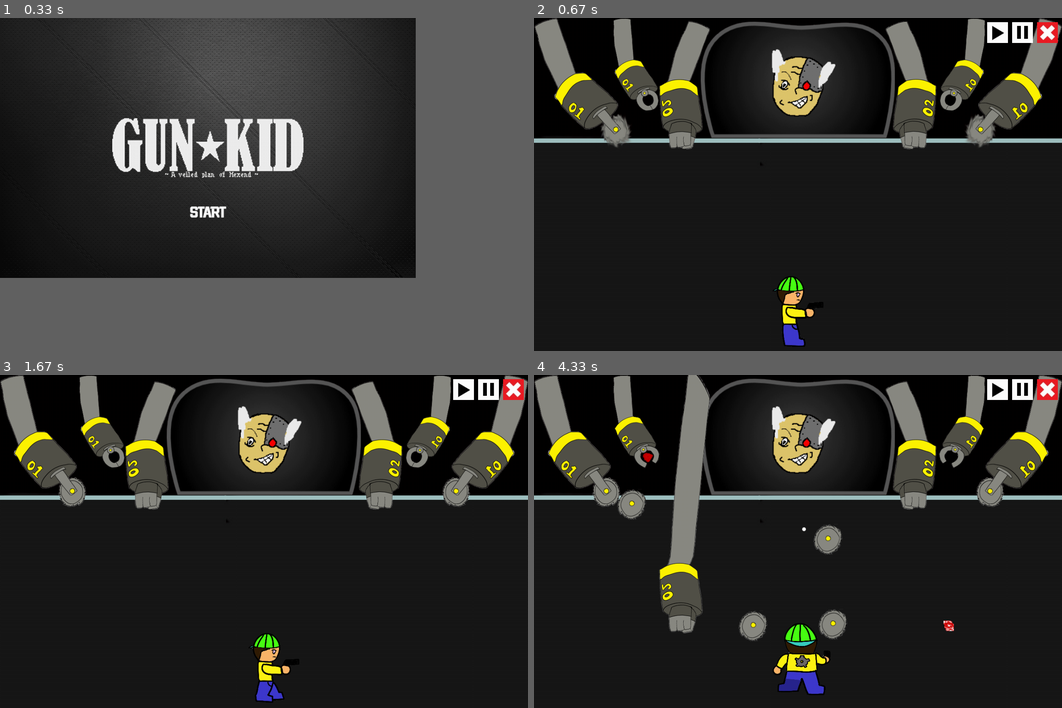
Above: before the commit, frames 1-4 (two rows, left to right).
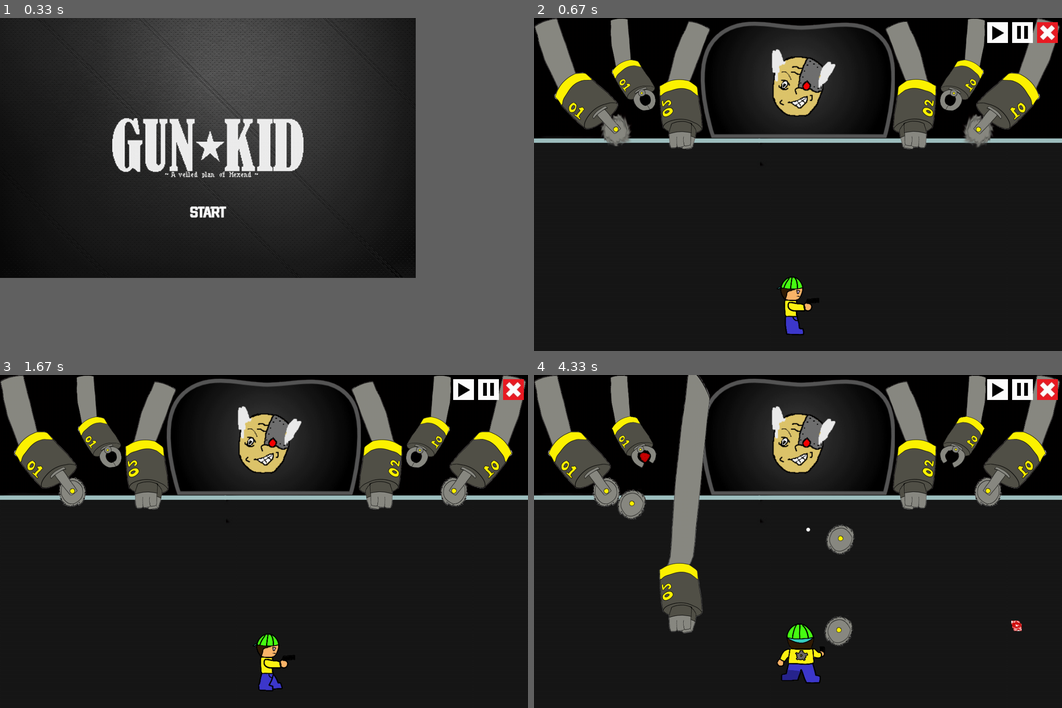
Above: after the commit, the same moments.

Repository: ss-hyun/Chilbo_pygame_pj
Game: pygame game, started from main.py
Same seed, same stepped clock (60 frames per second), same inputs: the game is played once before the commit and once after it.
Inputs (mouse positions are in pixels of both pictures, inside the frame that each line leads up to):
- Up to frame 1 (0.33 s): no input
- Up to frame 2 (0.67 s): click (739, 211) at 0.38 s
- Up to frame 3 (1.67 s): click (512, 388) at 0.72 s; click (205, 568) at 1.22 s; hold Right from 1.5 s (still down); tap Shift at 1.57 s
- Up to frame 4 (4.33 s): tap Shift at 1.87, 2.07, 2.4, 2.7, 2.9, 3.2, 3.47, 3.8, 4.1, 4.23 s; release Right at 1.97 s; hold Up 2-2.3 s; tap A at 2.15, 3.55 s; hold Right 2.33-2.8 s; tap Alt at 2.48, 3.88 s; hold Left 2.83-3.37 s; hold Down 3.4-3.7 s; hold Left 3.73-4.13 s; hold Up from 4.17 s (still down)

Frame 1 is identical in both runs. In frame 2, 2.0% of the frame differs, in the area x 3-100%, y 0-99%; in frame 3, 2.0%; in frame 4, 3.9%, in the area x 13-100%, y 0-96%.

Commit message:
modify setting

Diff:
--- a/stage1.py
+++ b/stage1.py
@@ -103,7 +103,7 @@
     # image_boss = pygame.image.load("/image/exboss.svg")
     l = len(ch.image)
     for i in range(0, l):
-        ch.image[i] = pygame.transform.rotozoom(ch.image[i], 0, 0.3)
+        ch.image[i] = pygame.transform.rotozoom(ch.image[i], 0, 0.25)
         # size variable change
         ch.size[i] = ch.image[i].get_rect().size
 
@@ -114,12 +114,12 @@
                # ~~
             user_attack_pos = ch.pos.copy()
             if ch.curr_state == 0 or ch.curr_state == 4 or ch.curr_state == 5:
-                user_attack_pos[0] += 115
+                user_attack_pos[0] += 105
                 user_attack_pos[1] += 50
             if ch.curr_state == 1 or ch.curr_state == 6 or ch.curr_state == 7:
                 user_attack_pos[1] += 50
             if ch.curr_state == 3 or ch.curr_state == 10 or ch.curr_state == 11:
-                user_attack_pos[0] += 120
+                user_attack_pos[0] += 108
                 user_attack_pos[1] += 50
             if ch.curr_state == 2 or ch.curr_state == 8 or ch.curr_state == 9:
                user_attack_pos[1] += 50
@@ -156,7 +156,8 @@
 
 def boss_start(ch, game):
     ch.pos = [ (game.display_size[0]-ch.size[ch.curr_state][0])//2, ch.size[ch.curr_state][1]-270 ]
-
+    if game.stage_number == 2:
+        ch.hp = 120
 def boss_resize(ch):
     # image_boss = pygame.image.load("/image/exboss.svg")
     l = len(ch.image)
@@ -263,12 +264,12 @@
 
 def arm3_start(ch, game):
     ch.hp = 30
-    ch.pos = [ 190, 0 ]
+    ch.pos = [ 183, 0 ]
     ch.curr_state = 1
 
 def arm4_start(ch, game):
     ch.hp = 30
-    ch.pos = [ 810, 0 ]
+    ch.pos = [ 973, 0 ]
     ch.curr_state = 1
 
 def arm5_start(ch, game):
@@ -278,7 +279,7 @@
 
 def arm6_start(ch, game):
     ch.hp = 30
-    ch.pos = [ 995, 0 ]
+    ch.pos = [ 1010, 0 ]
     ch.curr_state = 1
 
 def fist_atk_move(atk, game):
@@ -409,8 +410,9 @@
 def saw_attack_2(ch, game):
     l = 10
     if random.randrange(1, 200) == 4:
-        atk = stage_template.Spherical_Attack(ch.atk_list[0][0], ch.atk_list[0][1], ch.atk_list[0][2], [ ch.pos[0]+0 , ch.pos[1]+250 ], saw_attack_move_2)
+        atk = stage_template.Spherical_Attack(ch.atk_list[0][0], ch.atk_list[0][1], ch.atk_list[0][2], [ ch.pos[0]+15 , ch.pos[1]+250 ], saw_attack_move_2)
         game.monster_attack.append(atk)
+        print(ch.pos[0]+10 , ch.pos[1]+250 )
         atk.remove_count = 3
         atk.save_var['Ss2'] = random.randrange(1, 4)
         atk.save_var['Sscount2'] = l
@@ -436,7 +438,7 @@
         elif atk.save_var['Ss2'] == 3:
             atk.pos[0] += 6
             atk.pos[1] -= 2
-    if atk.pos[0] >= 1000 or atk.pos[1] <= 200:
+    if atk.pos[0] >= 1025 or atk.pos[1] <= 250:
         atk.remove_count = 3
         return False
     if atk.pos[0] <= 0 or atk.pos[1] >= game.display_size[1] - 70:
@@ -524,10 +526,10 @@
 
                      ("boss_arm1", [ "/image/fist.png", "/image/fist_+1.png", "/image/fist_+2.png", "/image/fist_attack.png", "/image/fist_attack_+1.png", "/image/fist_attack_+2.png"  ], [ arm_move_fist_1, arm2_start, arm_atk_fist_1, arm_trans ], fist_atk_info, 1),
                      ("boss_arm2", [ "/image/r_fist.png", "/image/r_fist_+1.png", "/image/r_fist_+2.png", "/image/r_fist_attack.png", "/image/r_fist_attack_+1.png", "/image/r_fist_attack_+2.png" ], [ arm_move_fist_2, arm1_start, arm_atk_fist_2, arm_trans ], fist_atk_info, 1),
-                     ("boss_arm3", [ "/image/forceps_1.png", "/image/forceps_2.png", "/image/forceps_2.png", "/image/forceps_1.png", "/image/forceps_1.png" ], [ arm_move_forceps, arm4_start, forceps_attack_2, arm_trans ], forceps_atk_info, 1),
-                     ("boss_arm4", [ "/image/r_forceps_1.png", "/image/r_forceps_2.png", "/image/r_forceps_2.png", "/image/r_forceps_1_attack_1.png", "/image/r_forceps_1_attack_2.png" ], [ arm_move_forceps, arm3_start, forceps_attack_1, arm_trans ], forceps_atk_info, 1),
-                     ("boss_arm5", [ "/image/saw2.png", "/image/saw2_+1.png", "/image/saw2_+2.png", "/image/saw2_+1.png","/image/saw2.png", "/image/saw2.png" ], [ arm_move_saw, arm5_start, saw_attack_1, arm_trans ], saw_atk_info, 1),
-                     ("boss_arm6", [ "/image/r_saw2.png", "/image/r_saw2_+1.png", "/image/r_saw2_+2.png", "/image/r_saw2_+1.png", "/image/r_saw2.png", "/image/r_saw2.png" ], [ arm_move_saw, arm6_start, saw_attack_2, arm_trans ], saw_atk_info, 1),
+                     ("boss_arm3", [ "/image/forceps_A.png", "/image/forceps_B.png", "/image/forceps_B.png", "/image/forceps_A.png", "/image/forceps_A.png" ], [ arm_move_forceps, arm4_start, forceps_attack_2, arm_trans ], forceps_atk_info, 1),
+                     ("boss_arm4", [ "/image/r_forceps_A.png", "/image/r_forceps_B.png", "/image/r_forceps_B.png", "/image/r_forceps_1_attack_A.png", "/image/r_forceps_1_attack_B.png" ], [ arm_move_forceps, arm3_start, forceps_attack_1, arm_trans ], forceps_atk_info, 1),
+                     ("boss_arm5", [ "/image/sawB.png", "/image/sawB_+1.png", "/image/sawB_+2.png", "/image/sawB_+1.png","/image/sawB.png", "/image/sawB.png" ], [ arm_move_saw, arm5_start, saw_attack_1, arm_trans ], saw_atk_info, 1),
+                     ("boss_arm6", [ "/image/r_sawB.png", "/image/r_sawB_+1.png", "/image/r_sawB_+2.png", "/image/r_sawB_+1.png", "/image/r_sawB.png", "/image/r_sawB.png" ], [ arm_move_saw, arm6_start, saw_attack_2, arm_trans ], saw_atk_info, 1),
                     ]
 
 
@@ -606,8 +608,8 @@
 
 
     # attack info : ( image path, damage, range, sound )
-    laser_atk_info = [ [ "/image/laser_attack.png", 0.5 , 10, None ] ]
-    laser1_atk_info = [ [ "/image/laser_attack1.png", 0.5 , 10, None ] ]
+    laser_atk_info = [ [ "/image/laser_attack.png", 2 , 10, None ] ]
+    laser1_atk_info = [ [ "/image/laser_attack1.png", 2 , 10, None ] ]
     laser_field_atk_info = [ [ None, 5, None, None ] ]
 
     ch_info_list = ["user", "boss",
Binary file removed: image/forceps_1.PNG
Binary file removed: image/forceps_1_+1.PNG
Binary file removed: image/forceps_2.PNG
Binary file added: image/forceps_A.png
Binary file added: image/forceps_B.png
Binary file removed: image/r_forceps_1.PNG
Binary file removed: image/r_forceps_1_attack_1.png
Binary file removed: image/r_forceps_1_attack_2.png
Binary file removed: image/r_forceps_1_attack_3.png
Binary file added: image/r_forceps_1_attack_A.png
Binary file added: image/r_forceps_1_attack_B.png
Binary file removed: image/r_forceps_2.PNG
(and 8 more such lines)
